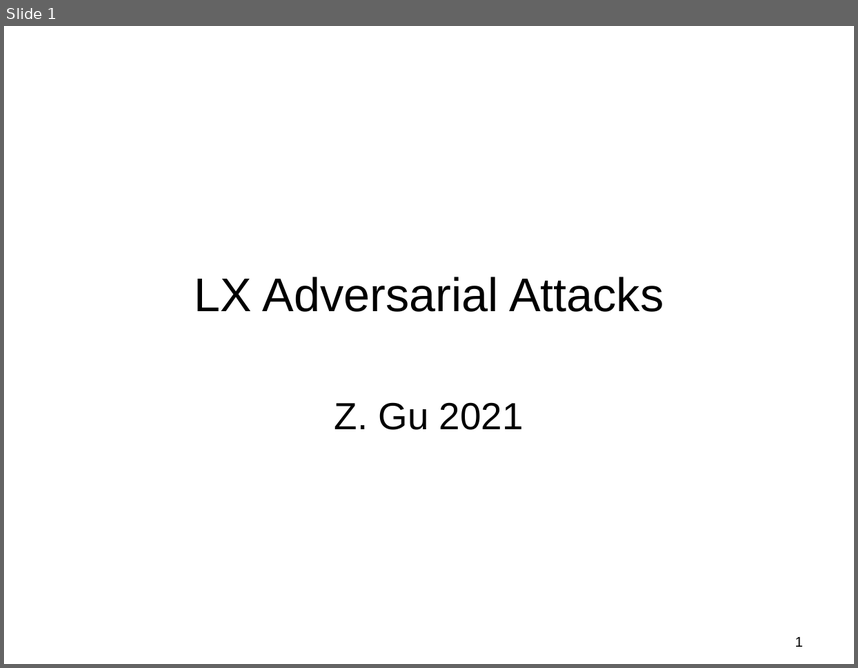
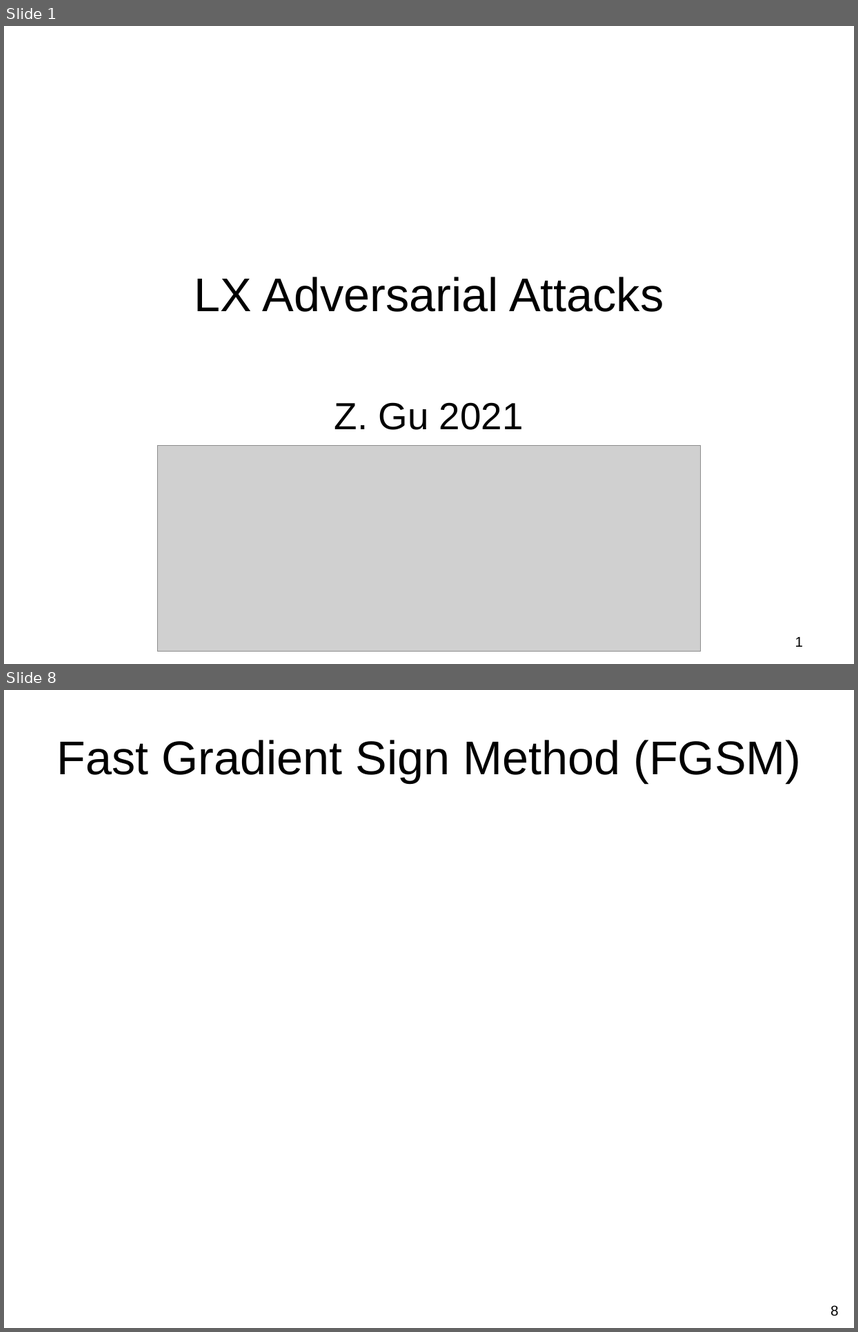
Before and after one commit to guzonghua/saav, a slide deck: PPTs/LX Adverserial Attacks.pptx. Shown one above the other, each under a label of ours: slide 1 before the commit, slides 1 and 8 after it; the slides between them are not shown. The pictures are 858x668 and 858x1332 pixels, drawn with LibreOffice and Linux fonts; fonts in the diff are those of the drawing; grey boxes stand for pictures. Boxes give left, top, right and bottom in pixels: in the first picture for what was removed or moved away, otherwise in the second. Text is boxed around its words. In the diff, an @@ line names an element or a change of style, - is before the commit and + after.

```diff
--- a/PPTs/LX Adverserial Attacks.pptx
+++ b/PPTs/LX Adverserial Attacks.pptx
@@ slide 8 added at (x1=4, y1=690, x2=854, y2=1328), background #FFFFFF @@
@@ title added at (x1=56, y1=740, x2=802, y2=783), 40 pt, text #000000 @@
+Fast Gradient Sign Method (FGSM)
@@ page number added at (x1=831, y1=1305, x2=838, y2=1316), 12 pt, text #000000 @@
+8
@@ slide 1 changed as well @@
@@ picture added at (x1=158, y1=445, x2=701, y2=651) @@
```
Also in this commit, not shown: 1 other slide changed, 5 other slides added, 1 slide removed, 8 other files.
